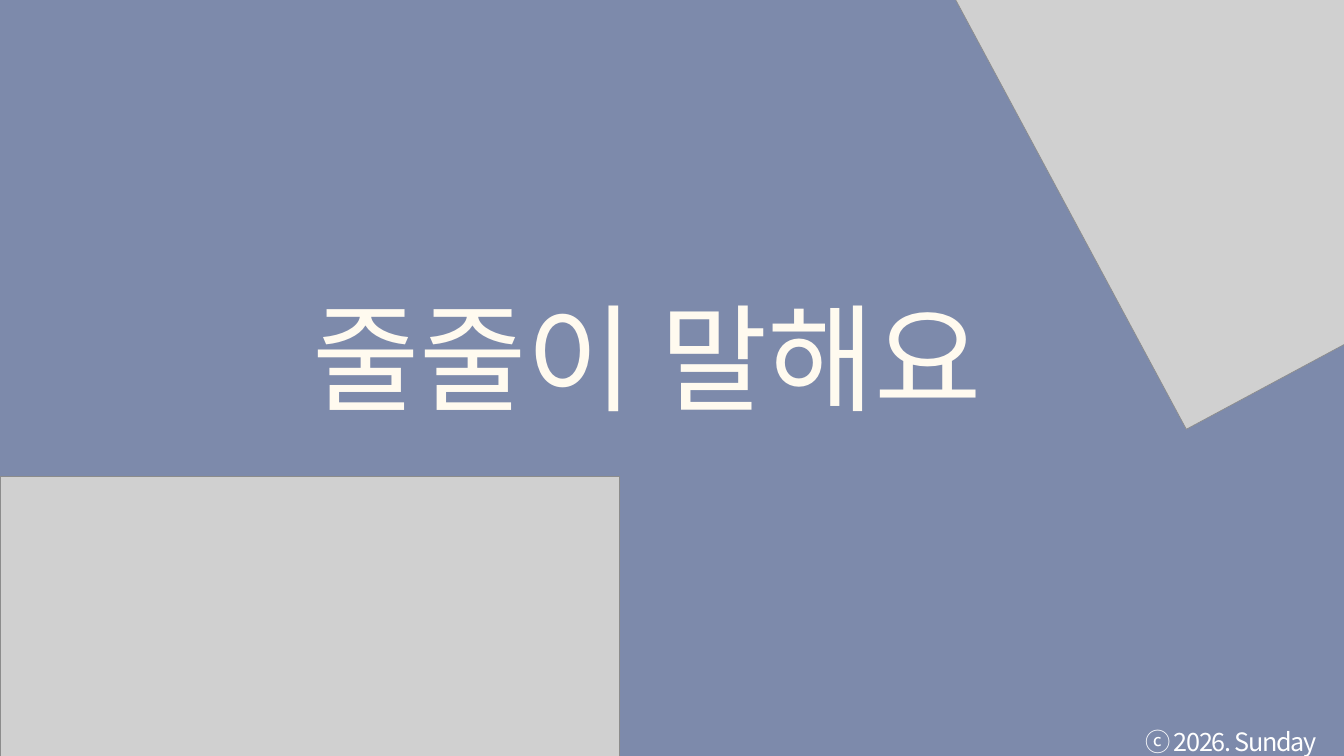
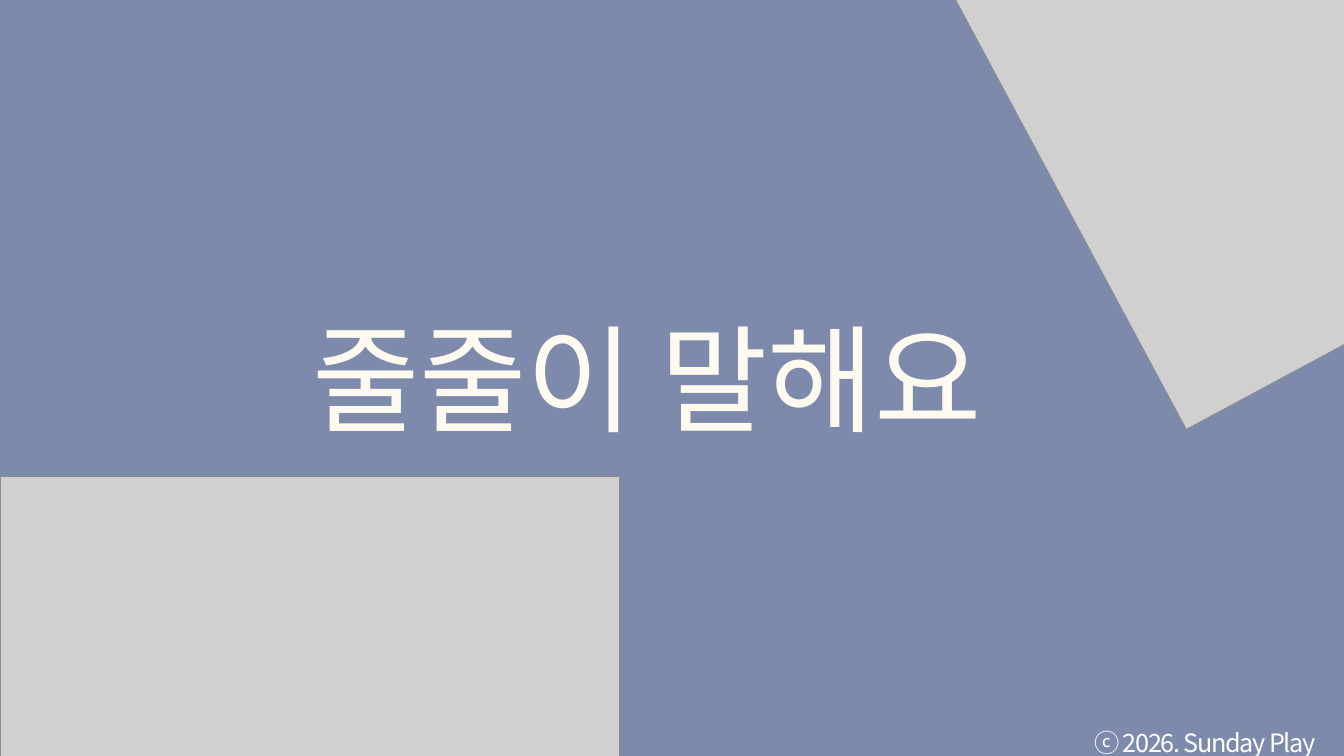
Before and after one commit to tkdgns25300/sunday_play, a slide deck: slide 1 of public/downloads/games/chain-words/rules.pptx. Drawn at 1344x756 pixels with LibreOffice and Linux fonts; fonts in the diff are those of the drawing; grey boxes stand for pictures. Boxes give left, top, right and bottom in pixels: in the first picture for what was removed or moved away, otherwise in the second. Text is boxed around its words. In the diff, an @@ line names an element or a change of style, - is before the commit and + after.

```diff
--- a/public/downloads/games/chain-words/rules.pptx
+++ b/public/downloads/games/chain-words/rules.pptx
@@ text "줄줄이 말해요": place and size @@
-text "줄줄이 말해요" at bbox=[312, 305, 982, 411]
+text "줄줄이 말해요" at bbox=[312, 326, 982, 432]
@@ text "줄줄이 말해요" at bbox=[312, 326, 982, 432]: font Roboto to Noto Sans CJK KR @@
@@ text "ⓒ 2026. Sunday Play" rewrapped from bbox=[1145, 730, 1317, 756] to bbox=[1094, 731, 1316, 756] @@
```
Also in this commit, not shown: 24 other slides changed, 3 other files.
